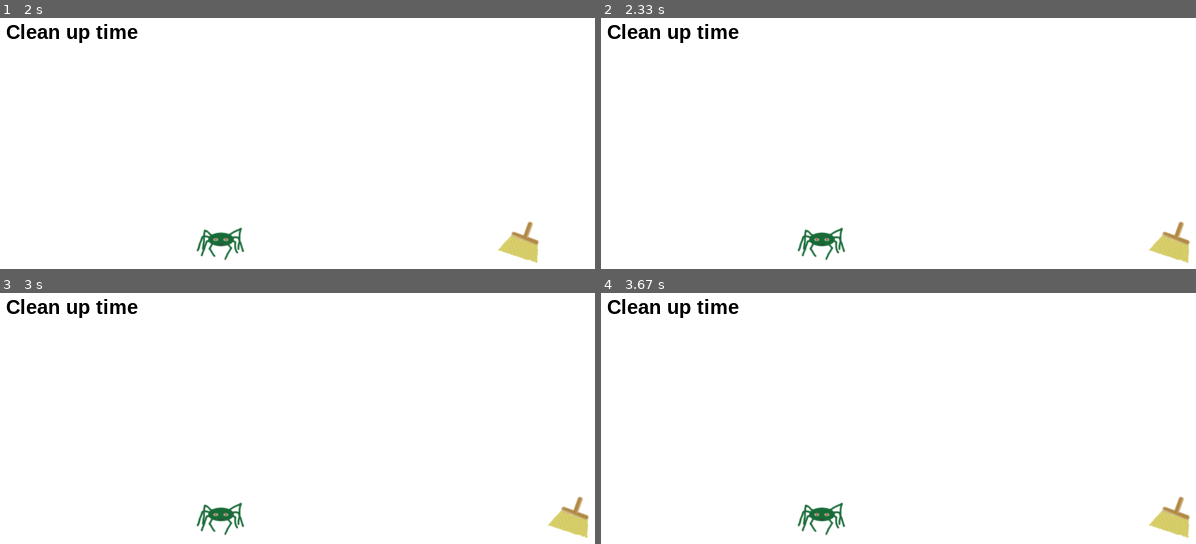
Above: before the commit, frames 1-4 (two rows, left to right).
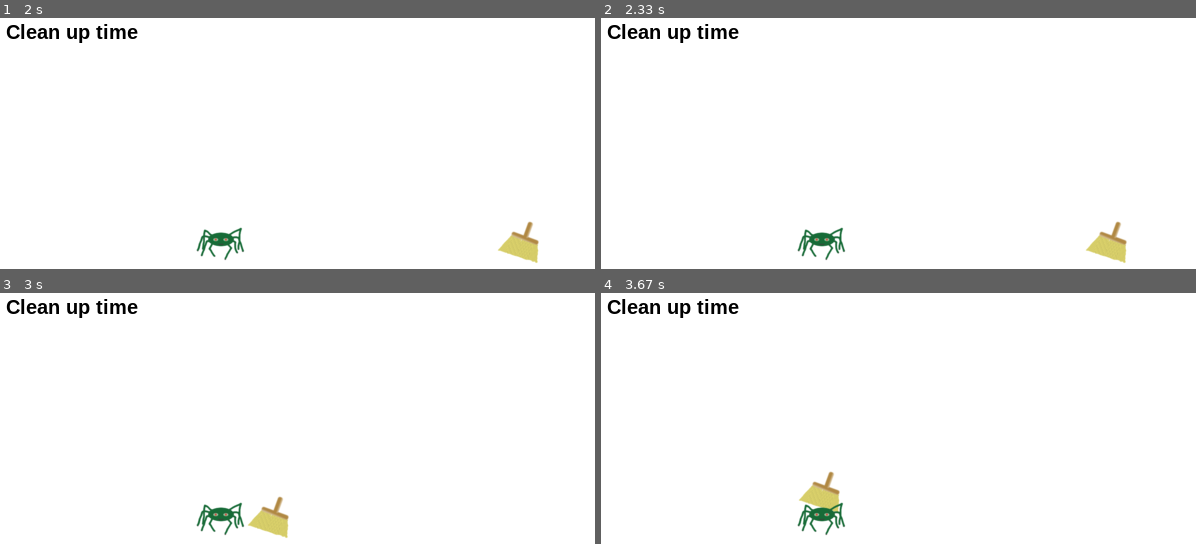
Above: after the commit, the same moments.

Repository: beatriceliang/RustyHeart
Game: pygame game, started from rustyplay.py
Same seed, same stepped clock (60 frames per second), same inputs: the game is played once before the commit and once after it. The source is Python 2; it was converted automatically to run under Python 3.
Inputs (mouse positions are in pixels of both pictures, inside the frame that each line leads up to):
- Up to frame 1 (2 s): hold Space 0.33-0.8 s; hold Right 0.33-0.8 s; move the mouse to (outside the picture) at 0.37 s; hold Right 0.83-1.3 s; hold Up 1.33-1.63 s; hold Right from 1.67 s (still down)
- Up to frame 2 (2.33 s): release Right at 2.13 s; hold Left from 2.17 s (still down)
- Up to frame 3 (3 s): release Left at 2.7 s; hold Left from 2.73 s (still down)
- Up to frame 4 (3.67 s): release Left at 3.13 s; hold Up 3.17-3.53 s

Frame 1 is identical in both runs. In frame 2, 1.2% of the frame differs, in the area x 81-99%, y 80-98%; in frame 3, 1.2%; in frame 4, 1.2%.

Commit message:
had the key controls messed up now fixed it

Diff:
--- a/rustyplay.py
+++ b/rustyplay.py
@@ -125,7 +125,7 @@
             sys.exit()
 
         if event.type == pygame.KEYDOWN:
-            if event.key == pygame.K_DOWN:
+            if event.key == pygame.K_LEFT:
                 rus.speedLeft()
                 rus.stateInAir = "left"
             if event.key == pygame.K_RIGHT:
@@ -139,7 +139,7 @@
                 box.canBePicked(rus)
 
         if event.type == pygame.KEYUP:
-            if event.key == pygame.K_DOWN:
+            if event.key == pygame.K_LEFT:
                 rus.speedRight()
                 rus.stateInAir = "notInAir"
             if event.key == pygame.K_RIGHT:
